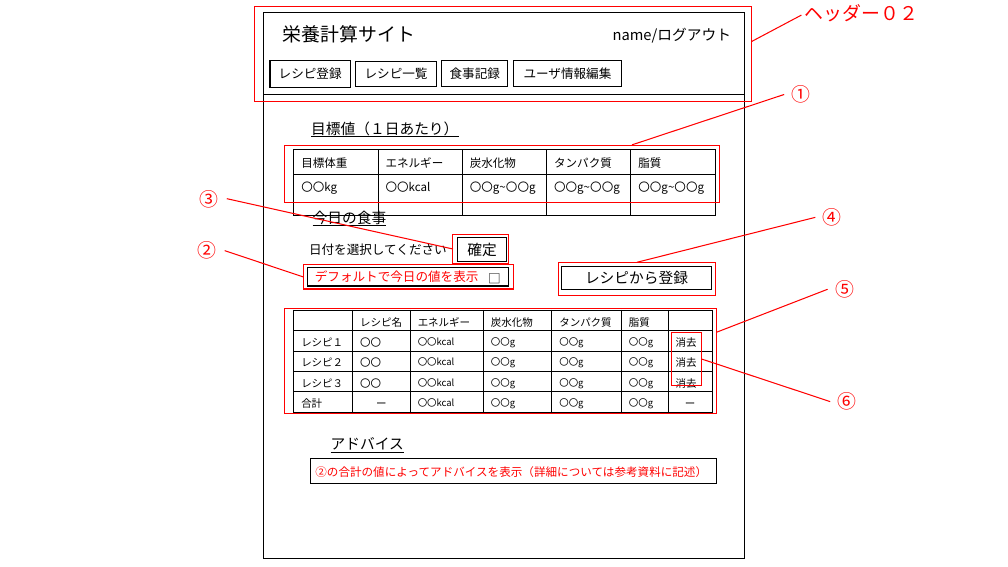
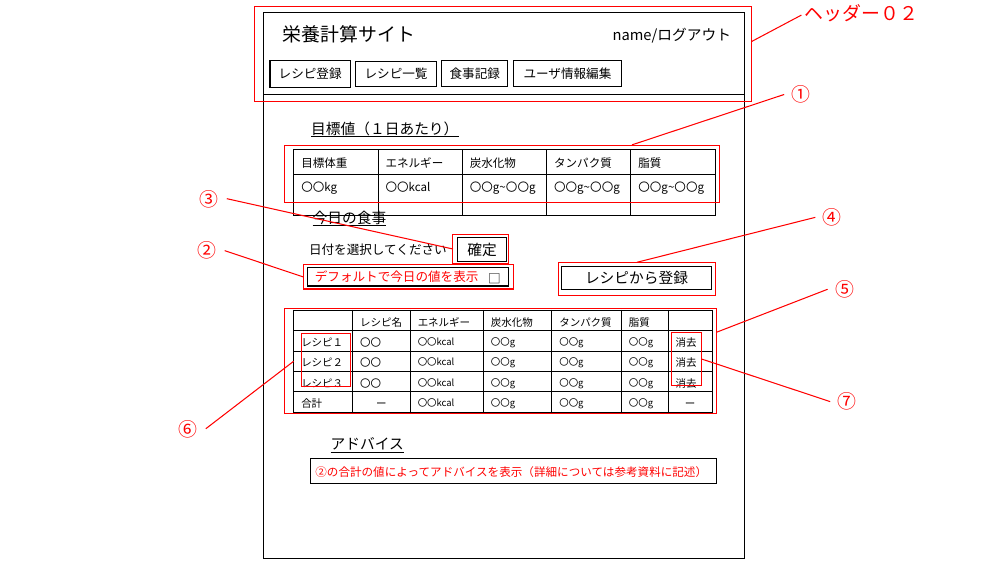
Before and after one commit to taku300/WebSystemSelf, a slide deck: slide 11 of Documents/Design_Documents/参考部品.pptx. Drawn at 1008x567 pixels with LibreOffice and Linux fonts; fonts in the diff are those of the drawing. Boxes give left, top, right and bottom in pixels: in the first picture for what was removed or moved away, otherwise in the second. Text is boxed around its words. In the diff, an @@ line names an element or a change of style, - is before the commit and + after.

```diff
--- a/Documents/Design_Documents/参考部品.pptx
+++ b/Documents/Design_Documents/参考部品.pptx
@@ rectangle added at (302, 333, 350, 387), outline #FF0000 1 pt @@
@@ line added from (293, 361) to (206, 429), #FF0000 1 pt @@
@@ text at (838, 392, 857, 410): text changed @@
-⑥
+⑦
@@ text added at (179, 420, 198, 438), 18 pt, text #FF0000 @@
+⑥
```
Also in this commit, not shown: 3 other files.
